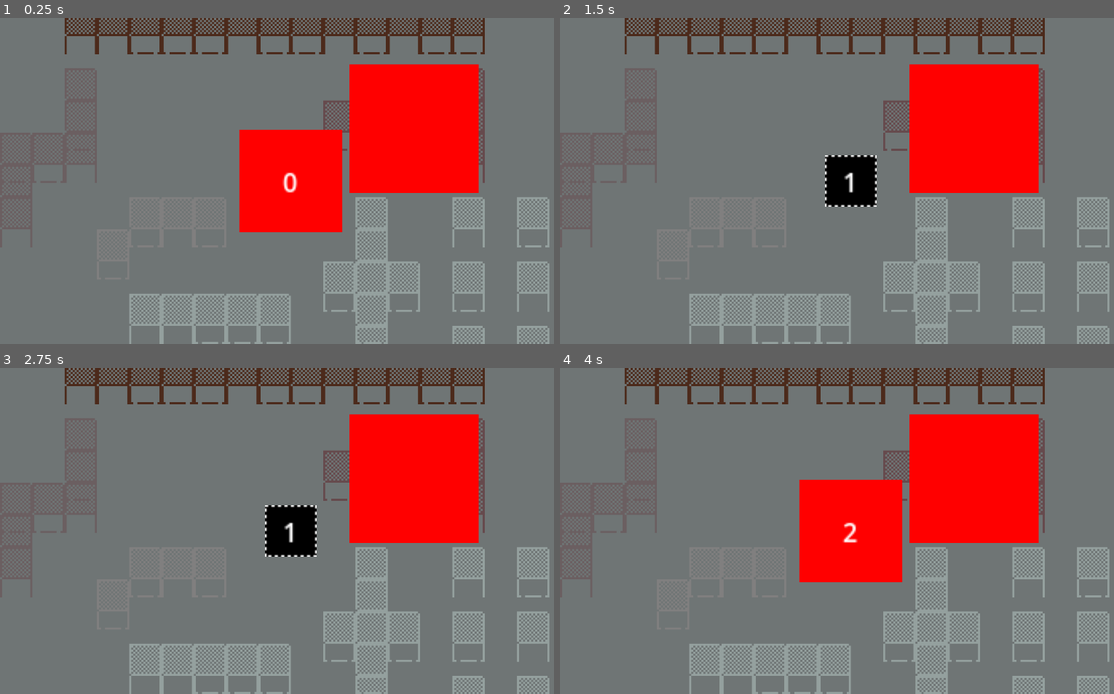
Above: before the commit, frames 1-4 (two rows, left to right).
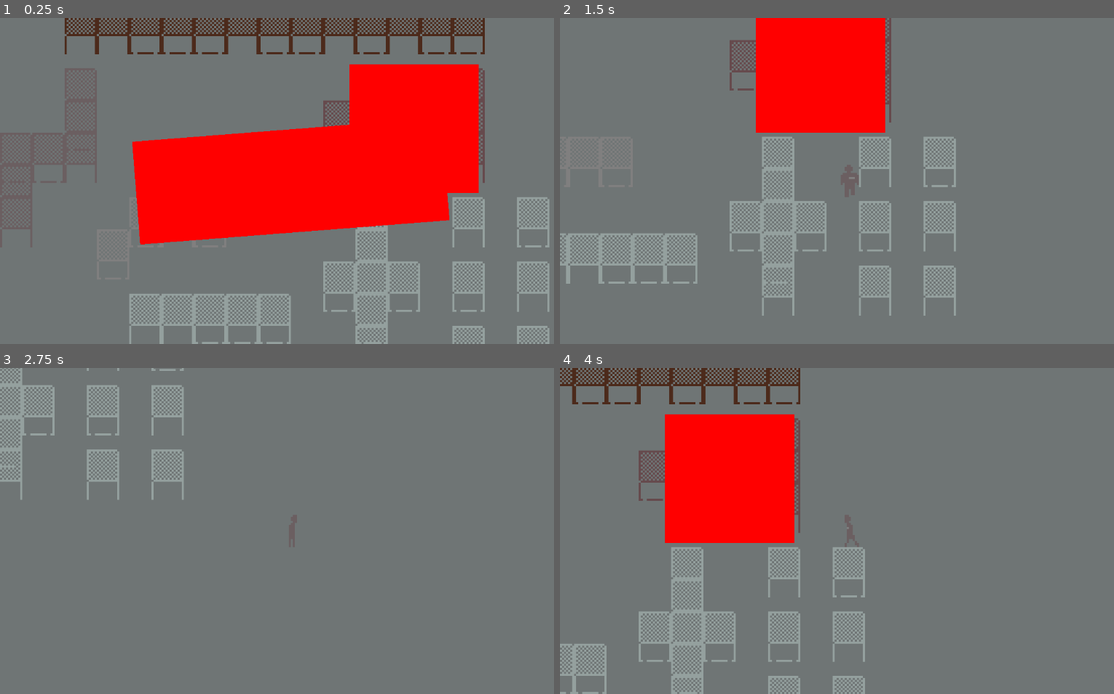
Above: after the commit, the same moments.

Repository: impstudio2024/gwj74
Game: Godot game, scene res://scenes/polygon_level.tscn
Two runs of this game, one before a commit and one after it. Both use one fixed random seed, a clock stepped at 60 frames per second and the inputs below. The engine's default icon, where the game draws it, is replaced by a stand-in: a white triangle on a blue panel in a dark square.
Inputs:
- Up to frame 1 (0.25 s): no input
- Up to frame 2 (1.5 s): tap Enter (ui_accept) at 0.5, 0.77 s; hold D (move_right) 0.53-1.28 s; hold S (move_down) from 1.28 s (still down)
- Up to frame 3 (2.75 s): tap Enter (ui_accept) at 1.52 s; release S (move_down) at 2.03 s; hold D (move_right) from 2.03 s (still down)
- Up to frame 4 (4 s): release D (move_right) at 2.78 s; hold W (move_up) 2.78-3.53 s; tap Enter (ui_accept) at 3.02, 3.77 s; hold A (move_left) from 3.53 s (still down)

The runs differ from the first frame. In frame 1, 8.4% of the frame differs, in the area x 23-82%, y 32-70%; in frame 2, 34%; in frame 3, 24%; in frame 4, 40%, in the area x 0-100%, y 0-100%.

Commit message:
balance minigame

Diff:
--- /dev/null
+++ b/godotwildjam2024_2dtopdownhorror/scenes/minigames/balance_game/balance_game.gd
@@ -0,0 +1,31 @@
+extends Control
+var speed = 0.5
+var current_mode = "a"
+var lost = false
+var balance = 0
+
+func _ready():
+	get_parent().get_parent().get_node("Player").controllable = false
+	$Timer.start(5)
+
+func _process(delta):
+	if Input.is_action_just_pressed("move_left"):
+		current_mode = "a"
+	if Input.is_action_just_pressed("move_right"):
+		current_mode = "d"
+	if current_mode == "a":
+		speed -= 0.1
+	if current_mode == "d":
+		speed += 0.1
+	balance += speed
+	if abs(balance) > 60:
+		printerr()
+		get_parent().get_parent().get_node("Player").controllable = true
+		queue_free()
+	$TransparencyCheck.rotation = deg_to_rad(balance)
+
+
+func _on_timer_timeout():
+	print("win")
+	get_parent().get_parent().get_node("Player").controllable = true
+	queue_free()
--- /dev/null
+++ b/godotwildjam2024_2dtopdownhorror/scenes/minigames/balance_game/balance_game.tscn
@@ -0,0 +1,23 @@
+[gd_scene load_steps=3 format=3 uid="uid://bs4s6ap5pcobm"]
+
+[ext_resource type="Script" path="res://scenes/minigames/balance_game/balance_game.gd" id="1_mmfpw"]
+[ext_resource type="Texture2D" uid="uid://dhyw0poqknwnp" path="res://sprites/test_sprites/transparency_check.png" id="2_88eye"]
+
+[node name="BalanceGame" type="Control"]
+layout_mode = 3
+anchors_preset = 15
+anchor_right = 1.0
+anchor_bottom = 1.0
+grow_horizontal = 2
+grow_vertical = 2
+script = ExtResource("1_mmfpw")
+
+[node name="TransparencyCheck" type="Sprite2D" parent="."]
+scale = Vector2(3, 1)
+texture = ExtResource("2_88eye")
+
+[node name="Timer" type="Timer" parent="."]
+wait_time = 5.0
+one_shot = true
+
+[connection signal="timeout" from="Timer" to="." method="_on_timer_timeout"]
--- a/godotwildjam2024_2dtopdownhorror/scenes/player_camera.tscn
+++ b/godotwildjam2024_2dtopdownhorror/scenes/player_camera.tscn
@@ -1,7 +1,7 @@
 [gd_scene load_steps=3 format=3 uid="uid://f8ud243oy7i6"]
 
 [ext_resource type="Script" path="res://scripts/player_camera.gd" id="1_8l7kn"]
-[ext_resource type="PackedScene" uid="uid://dkjyfowrd648c" path="res://scenes/minigames/pump_game/pump_game.tscn" id="2_jigqa"]
+[ext_resource type="PackedScene" uid="uid://bs4s6ap5pcobm" path="res://scenes/minigames/balance_game/balance_game.tscn" id="2_scag8"]
 
 [node name="PlayerCamera" type="Camera2D"]
 top_level = true
@@ -10,4 +10,4 @@
 zoom = Vector2(4, 4)
 script = ExtResource("1_8l7kn")
 
-[node name="PumpGame" parent="." instance=ExtResource("2_jigqa")]
+[node name="BalanceGame" parent="." instance=ExtResource("2_scag8")]
